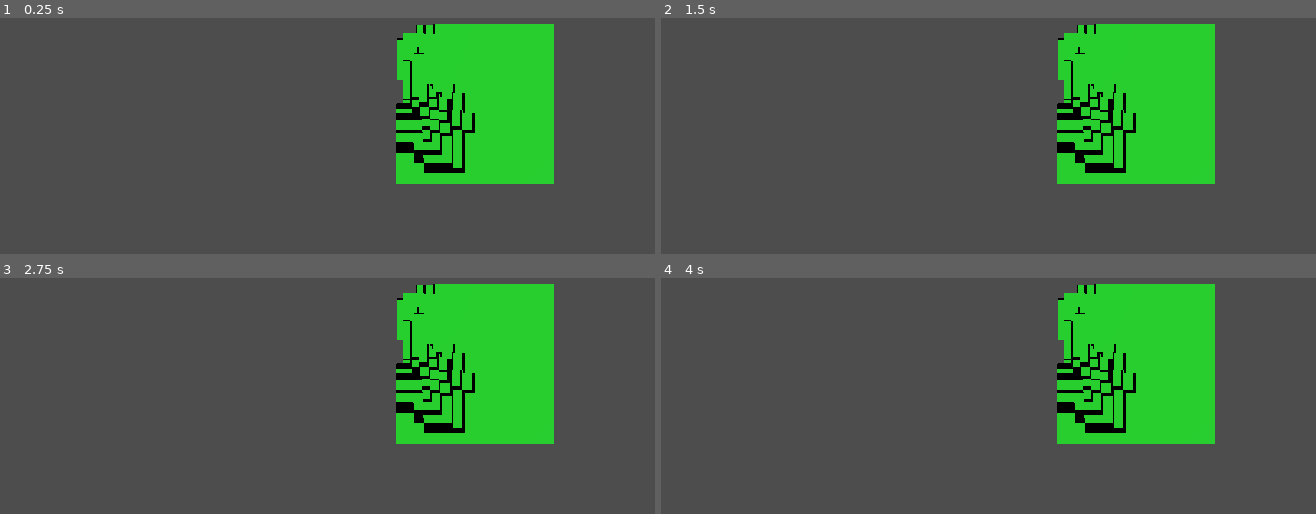
Above: before the commit, frames 1-4 (two rows, left to right).
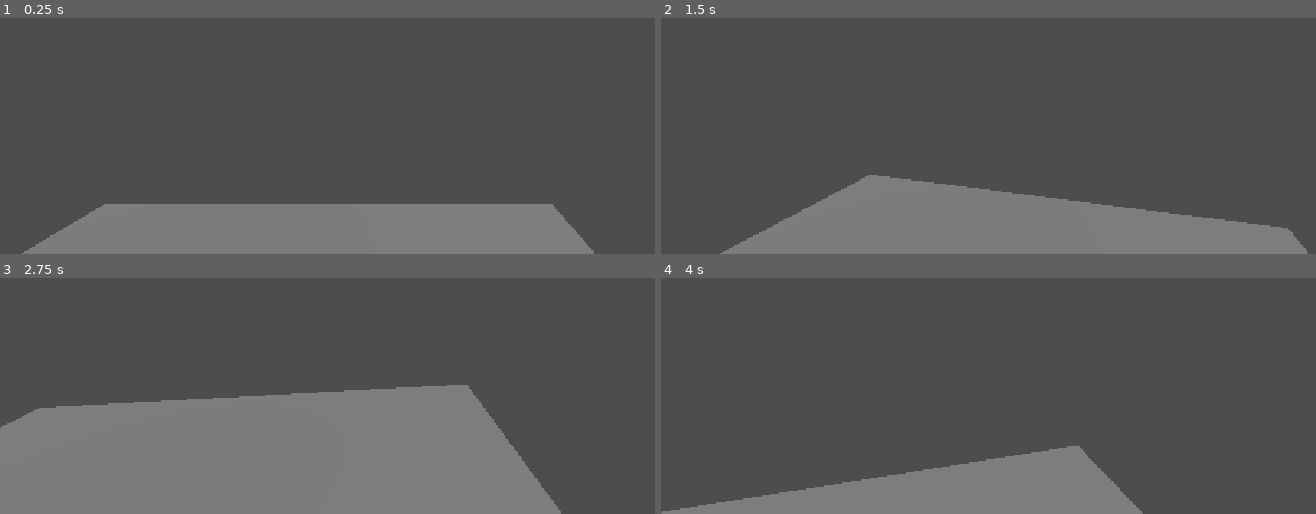
Above: after the commit, the same moments.

Repository: molnara/VoxelSandbox
Game: Godot game, scene res://world.tscn
Same seed, same stepped clock (60 frames per second), same inputs: the game is played once before the commit and once after it.
Inputs (mouse positions are in pixels of both pictures, inside the frame that each line leads up to):
- Up to frame 1 (0.25 s): no input
- Up to frame 2 (1.5 s): tap Enter (ui_accept) at 0.5, 0.77, 0.8, 1.07, 1.35 s; move the mouse to (outside the picture) at 0.52 s; hold Right (ui_right) 0.53-1.28 s; tap F (flying, bound only after the commit) at 0.6 s; move the mouse to (903, 51) at 1.27 s; hold Down (ui_down) from 1.28 s (still down)
- Up to frame 3 (2.75 s): tap Enter (ui_accept) at 1.52, 1.82, 2.3 s; tap F (flying, bound only after the commit) at 1.55, 2.1 s; move the mouse to (outside the picture) at 2.02 s; release Down (ui_down) at 2.03 s; hold Right (ui_right) from 2.03 s (still down)
- Up to frame 4 (4 s): move the mouse to (1021, 379) at 2.77 s; release Right (ui_right) at 2.78 s; hold Up (ui_up) 2.78-3.53 s; tap F (flying, bound only after the commit) at 2.85 s; tap Enter (ui_accept) at 3.02, 3.32, 3.6, 3.77 s; move the mouse to (1302, 355) at 3.52 s; hold Left (ui_left) from 3.53 s (still down)

The runs differ from the first frame. In frame 1, 33% of the frame differs, in the area x 3-91%, y 2-100%; in frame 2, 34%; in frame 3, 52%, in the area x 0-86%, y 2-100%; in frame 4, 27%.

Commit message:
Added player with basic first person camera and controls

Diff:
--- /dev/null
+++ b/player.gd
@@ -0,0 +1,49 @@
+extends CharacterBody3D
+
+@export var mouse_sensitivity: float = 0.001
+@onready var head: Node3D = $Head
+@onready var eye_camera: Camera3D = $Head/EyeCamera
+
+var flying: bool = false
+
+const SPEED = 5.0
+const JUMP_VELOCITY = 4.5
+
+
+func _physics_process(delta: float) -> void:
+	# Add the gravity.
+	if not is_on_floor():
+		if flying:
+			velocity = Vector3.ZERO
+		else:
+			velocity += get_gravity() * delta
+
+	# Handle jump.
+	if Input.is_action_just_pressed("ui_accept") and is_on_floor():
+		velocity.y = JUMP_VELOCITY
+
+	if Input.is_action_just_pressed("flying"):
+		flying = !flying
+
+	# Get the input direction and handle the movement/deceleration.
+	# As good practice, you should replace UI actions with custom gameplay actions.
+	var input_dir := Input.get_vector("ui_left", "ui_right", "ui_up", "ui_down")
+	var direction := (eye_camera.global_transform.basis * Vector3(input_dir.x, 0, input_dir.y)).normalized()
+	if direction:
+		if flying:
+			velocity = direction * SPEED
+		else:
+			velocity.x = direction.x * SPEED
+			velocity.z = direction.z * SPEED
+	else:
+		velocity.x = move_toward(velocity.x, 0, SPEED)
+		velocity.z = move_toward(velocity.z, 0, SPEED)
+
+	move_and_slide()
+
+func _unhandled_input(event: InputEvent) -> void:
+	if event is InputEventMouseMotion:
+		var relative = event.relative * mouse_sensitivity
+		head.rotate_y(-relative.x)
+		eye_camera.rotate_x(relative.y)
+		eye_camera.rotation.x = clamp(eye_camera.rotation.x, deg_to_rad(-40), deg_to_rad(40))
--- /dev/null
+++ b/player.tscn
@@ -0,0 +1,21 @@
+[gd_scene format=3 uid="uid://m7luxbbbfxfi"]
+
+[ext_resource type="Script" uid="uid://un3iqfjrb4ku" path="res://player.gd" id="1_4flbx"]
+
+[sub_resource type="CapsuleShape3D" id="CapsuleShape3D_giaiw"]
+
+[sub_resource type="CapsuleMesh" id="CapsuleMesh_giaiw"]
+
+[node name="Player" type="CharacterBody3D" unique_id=851942102]
+script = ExtResource("1_4flbx")
+
+[node name="CollisionShape3D" type="CollisionShape3D" parent="." unique_id=554852471]
+shape = SubResource("CapsuleShape3D_giaiw")
+
+[node name="MeshInstance3D" type="MeshInstance3D" parent="." unique_id=873831542]
+mesh = SubResource("CapsuleMesh_giaiw")
+
+[node name="Head" type="Node3D" parent="." unique_id=343599880]
+
+[node name="EyeCamera" type="Camera3D" parent="Head" unique_id=1043692400]
+current = true
--- a/project.godot
+++ b/project.godot
@@ -20,6 +20,46 @@
 window/stretch/mode="canvas_items"
 window/stretch/aspect="expand"
 
+[input]
+
+ui_left={
+"deadzone": 0.5,
+"events": [Object(InputEventKey,"resource_local_to_scene":false,"resource_name":"","device":16,"window_id":0,"alt_pressed":false,"shift_pressed":false,"ctrl_pressed":false,"meta_pressed":false,"pressed":false,"keycode":4194319,"physical_keycode":0,"key_label":0,"unicode":0,"location":0,"echo":false,"script":null)
+, Object(InputEventJoypadButton,"resource_local_to_scene":false,"resource_name":"","device":-1,"button_index":13,"pressure":0.0,"pressed":false,"script":null)
+, Object(InputEventJoypadMotion,"resource_local_to_scene":false,"resource_name":"","device":-1,"axis":0,"axis_value":-1.0,"script":null)
+, Object(InputEventKey,"resource_local_to_scene":false,"resource_name":"","device":-1,"window_id":0,"alt_pressed":false,"shift_pressed":false,"ctrl_pressed":false,"meta_pressed":false,"pressed":false,"keycode":0,"physical_keycode":65,"key_label":0,"unicode":97,"location":0,"echo":false,"script":null)
+]
+}
+ui_right={
+"deadzone": 0.5,
+"events": [Object(InputEventKey,"resource_local_to_scene":false,"resource_name":"","device":16,"window_id":0,"alt_pressed":false,"shift_pressed":false,"ctrl_pressed":false,"meta_pressed":false,"pressed":false,"keycode":4194321,"physical_keycode":0,"key_label":0,"unicode":0,"location":0,"echo":false,"script":null)
+, Object(InputEventJoypadButton,"resource_local_to_scene":false,"resource_name":"","device":-1,"button_index":14,"pressure":0.0,"pressed":false,"script":null)
+, Object(InputEventJoypadMotion,"resource_local_to_scene":false,"resource_name":"","device":-1,"axis":0,"axis_value":1.0,"script":null)
+, Object(InputEventKey,"resource_local_to_scene":false,"resource_name":"","device":-1,"window_id":0,"alt_pressed":false,"shift_pressed":false,"ctrl_pressed":false,"meta_pressed":false,"pressed":false,"keycode":0,"physical_keycode":68,"key_label":0,"unicode":100,"location":0,"echo":false,"script":null)
+]
+}
+ui_up={
+"deadzone": 0.5,
+"events": [Object(InputEventKey,"resource_local_to_scene":false,"resource_name":"","device":16,"window_id":0,"alt_pressed":false,"shift_pressed":false,"ctrl_pressed":false,"meta_pressed":false,"pressed":false,"keycode":4194320,"physical_keycode":0,"key_label":0,"unicode":0,"location":0,"echo":false,"script":null)
+, Object(InputEventJoypadButton,"resource_local_to_scene":false,"resource_name":"","device":-1,"button_index":11,"pressure":0.0,"pressed":false,"script":null)
+, Object(InputEventJoypadMotion,"resource_local_to_scene":false,"resource_name":"","device":-1,"axis":1,"axis_value":-1.0,"script":null)
+, Object(InputEventKey,"resource_local_to_scene":false,"resource_name":"","device":-1,"window_id":0,"alt_pressed":false,"shift_pressed":false,"ctrl_pressed":false,"meta_pressed":false,"pressed":false,"keycode":0,"physical_keycode":87,"key_label":0,"unicode":119,"location":0,"echo":false,"script":null)
+]
+}
+ui_down={
+"deadzone": 0.5,
+"events": [Object(InputEventKey,"resource_local_to_scene":false,"resource_name":"","device":16,"window_id":0,"alt_pressed":false,"shift_pressed":false,"ctrl_pressed":false,"meta_pressed":false,"pressed":false,"keycode":4194322,"physical_keycode":0,"key_label":0,"unicode":0,"location":0,"echo":false,"script":null)
+, Object(InputEventJoypadButton,"resource_local_to_scene":false,"resource_name":"","device":-1,"button_index":12,"pressure":0.0,"pressed":false,"script":null)
+, Object(InputEventJoypadMotion,"resource_local_to_scene":false,"resource_name":"","device":-1,"axis":1,"axis_value":1.0,"script":null)
+, Object(InputEventKey,"resource_local_to_scene":false,"resource_name":"","device":-1,"window_id":0,"alt_pressed":false,"shift_pressed":false,"ctrl_pressed":false,"meta_pressed":false,"pressed":false,"keycode":0,"physical_keycode":83,"key_label":0,"unicode":115,"location":0,"echo":false,"script":null)
+]
+}
+flying={
+"deadzone": 0.2,
+"events": [Object(InputEventKey,"resource_local_to_scene":false,"resource_name":"","device":-1,"window_id":0,"alt_pressed":false,"shift_pressed":false,"ctrl_pressed":false,"meta_pressed":false,"pressed":false,"keycode":0,"physical_keycode":70,"key_label":0,"unicode":102,"location":0,"echo":false,"script":null)
+]
+}
+
 [physics]
 
 3d/physics_engine="Jolt Physics"
--- a/world.gd
+++ b/world.gd
@@ -5,7 +5,11 @@
 @onready var default_cube: CSGBox3D = $DefaultCube
 
 func _ready() -> void:
+
+	Input.mouse_mode = Input.MOUSE_MODE_CAPTURED
+
 	var random_generator = FastNoiseLite.new()
+
 	for x in range(world_size.x):
 		for z in range(world_size.z):
 			for y in range(world_size.y):
@@ -16,3 +20,7 @@
 					add_child(new_cube)
 
 	remove_child(default_cube)
+
+func _unhandled_input(event: InputEvent) -> void:
+	if event.is_action_pressed("ui_cancel"):
+		get_tree().quit()
--- a/world.tscn
+++ b/world.tscn
@@ -1,6 +1,7 @@
 [gd_scene format=3 uid="uid://cerjdbjmyrm64"]
 
 [ext_resource type="Script" uid="uid://ddm8yrrlhhppi" path="res://world.gd" id="1_f3sb7"]
+[ext_resource type="PackedScene" uid="uid://m7luxbbbfxfi" path="res://player.tscn" id="2_fj7yv"]
 
 [sub_resource type="StandardMaterial3D" id="StandardMaterial3D_giaiw"]
 albedo_color = Color(0.14117648, 0.93333334, 0.18039216, 1)
@@ -10,6 +11,7 @@
 cut_off = 0.04400000000000004
 
 [node name="DefaultCube" type="CSGBox3D" parent="." unique_id=1696944020]
+use_collision = true
 material = SubResource("StandardMaterial3D_giaiw")
 
 [node name="Camera3D" type="Camera3D" parent="." unique_id=1049762147]
@@ -17,3 +19,10 @@
 
 [node name="DirectionalLight3D" type="DirectionalLight3D" parent="." unique_id=631578937]
 transform = Transform3D(0.14644662, -0.8535533, 0.49999997, 0.49999997, 0.49999997, 0.70710677, -0.8535533, 0.14644662, 0.49999997, 0, 0, 0)
+
+[node name="Player" parent="." unique_id=851942102 instance=ExtResource("2_fj7yv")]
+transform = Transform3D(1, 0, 0, 0, 1, 0, 0, 0, 1, 16, 40, 16)
+
+[node name="Ground" type="CSGBox3D" parent="." unique_id=71398117]
+transform = Transform3D(100, 0, 0, 0, 1, 0, 0, 0, 100, 0, 0, 0)
+use_collision = true
Not shown, added: player.gd.uid
